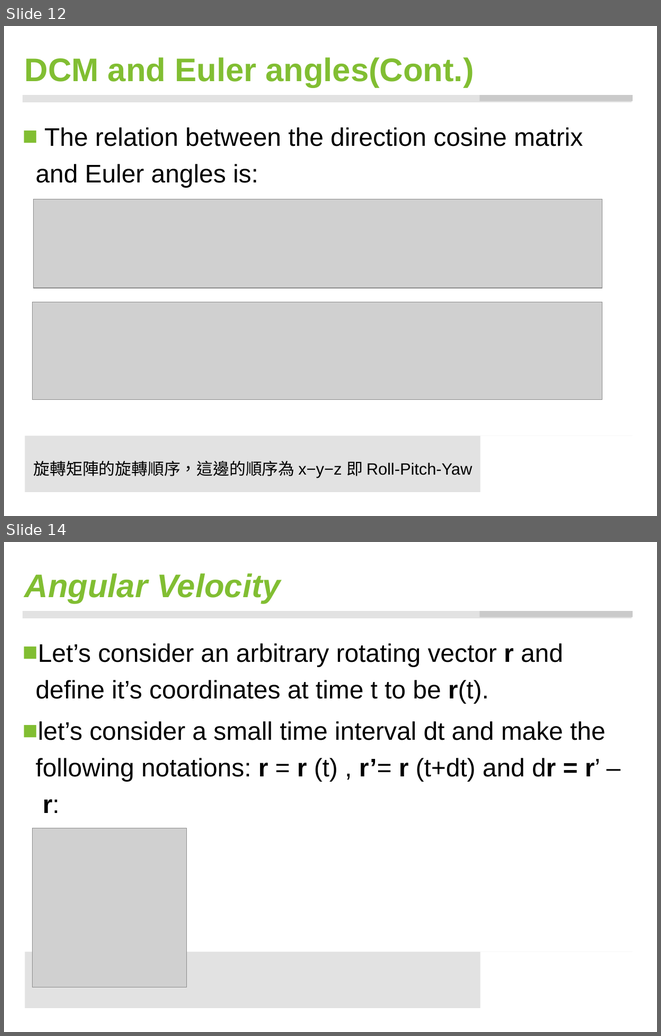
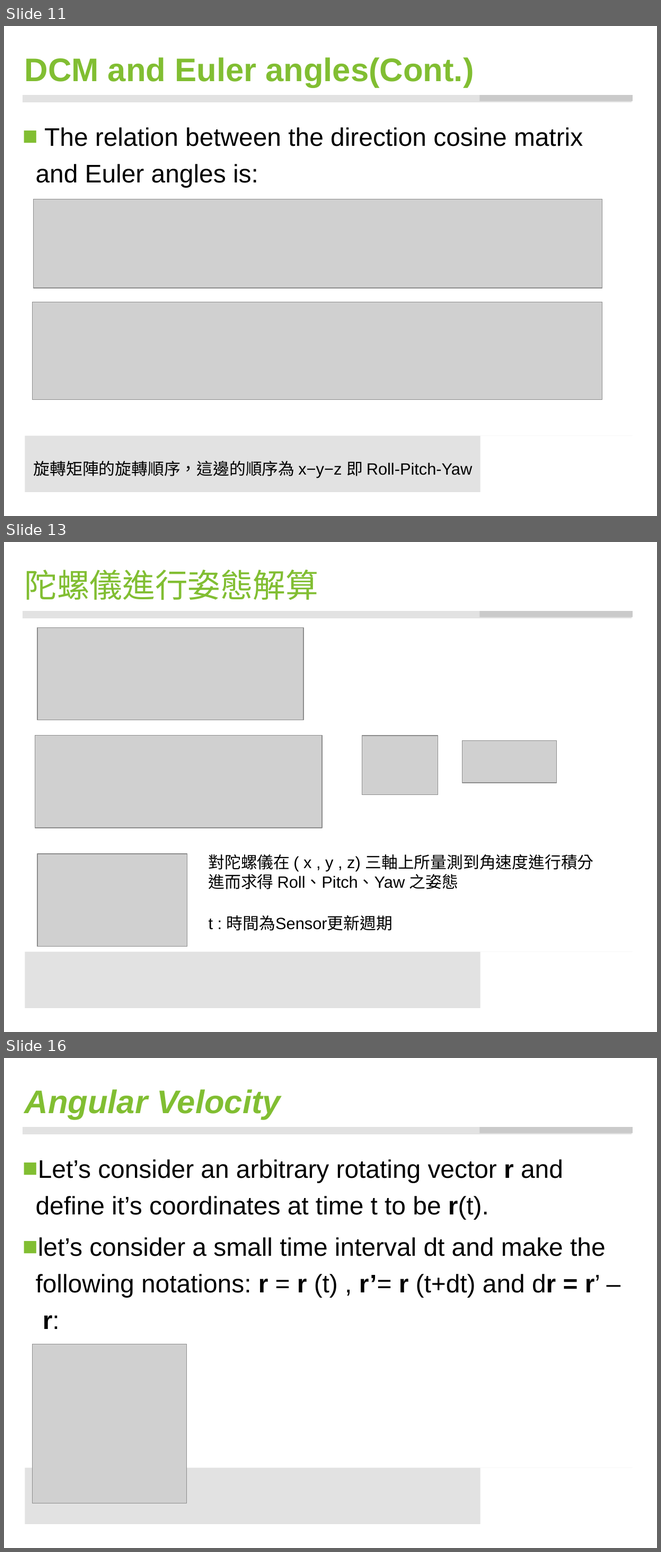
Before and after one commit to ccccjason/VR, a slide deck: data/my_dcm/DCM.pptx. Shown one above the other, each under a label of ours: slides 12 and 14 before the commit, slides 11, 13 and 16 after it; the slides between them are not shown. The pictures are 661x1036 and 661x1552 pixels, drawn with LibreOffice and Linux fonts; fonts in the diff are those of the drawing; grey boxes stand for pictures; background and template pictures are left out. Boxes give left, top, right and bottom in pixels: in the first picture for what was removed or moved away, otherwise in the second. Text is boxed around its words. In the diff, an @@ line names an element or a change of style, - is before the commit and + after.

```diff
--- a/data/my_dcm/DCM.pptx
+++ b/data/my_dcm/DCM.pptx
@@ slide 13 added at box(4, 542, 657, 1032), background #FFFFFF; not listed: 4 template elements that a slide beside it also shows @@
@@ title added at box(25, 570, 318, 600), 36 pt, text #81BE32 @@
+陀螺儀進行姿態解算
@@ picture added at box(37, 627, 303, 720) @@
@@ picture added at box(35, 735, 323, 827) @@
@@ picture added at box(362, 735, 438, 795) @@
@@ picture added at box(462, 741, 556, 783) @@
@@ picture added at box(37, 854, 187, 945) @@
@@ text added at box(209, 854, 594, 889), 18 pt, text #000000 @@
+對陀螺儀在 ( x , y , z) 三軸上所量測到角速度進行積分
+進而求得 Roll、Pitch、Yaw 之姿態
@@ text added at box(209, 915, 392, 930), 18 pt, text #000000 @@
+t : 時間為Sensor更新週期
@@ what was slide 12 is now slide 11 @@
@@ what was slide 14 is now slide 16 @@
```
Also in this commit, not shown: 2 slides changed, 3 other slides added, 2 slides removed.
